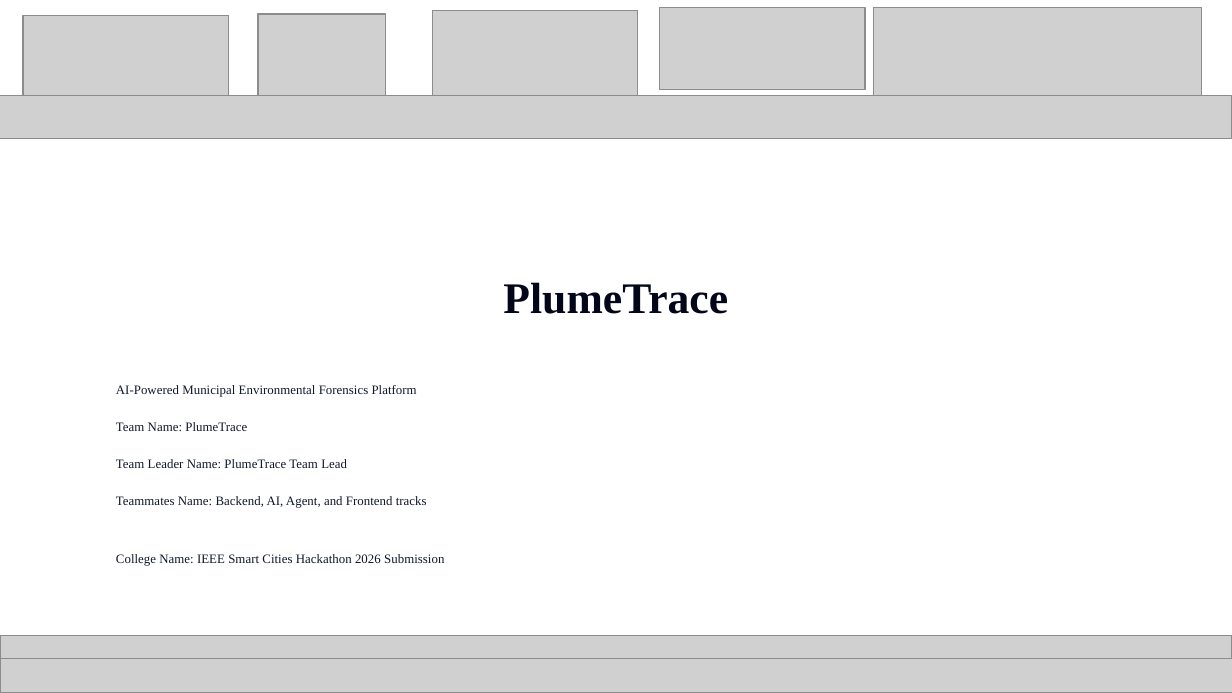
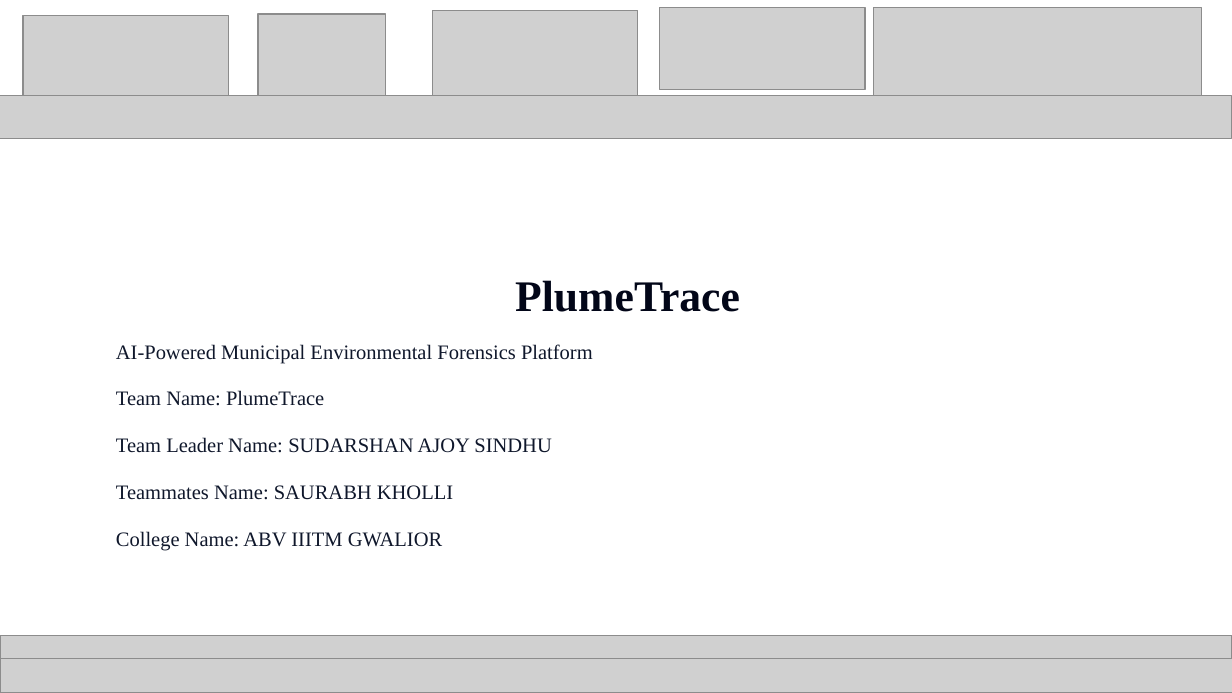
Before and after one commit to sudu787/Plumetrace, a slide deck: slide 1 of PlumeTrace_SmartAIthon_2026_Round1_Filled.pptx. Drawn at 1232x693 pixels with LibreOffice and Linux fonts; fonts in the diff are those of the drawing; grey boxes stand for pictures. Boxes give left, top, right and bottom in pixels: in the first picture for what was removed or moved away, otherwise in the second. Text is boxed around its words. In the diff, an @@ line names an element or a change of style, - is before the commit and + after.

Commit message:
Finalizing PlumeTrace project architecture, 4D PINN integration, and presentations

```diff
--- a/PlumeTrace_SmartAIthon_2026_Round1_Filled.pptx
+++ b/PlumeTrace_SmartAIthon_2026_Round1_Filled.pptx
@@ title "PlumeTrace": place and size @@
-title "PlumeTrace" at [503,282,728,314]
+title "PlumeTrace" at [515,280,740,312]
@@ subtitle "AI-Powered Municipal Environmental Forensics Platform": place and size @@
-subtitle "AI-Powered Municipal Environmental Forensics Platform" at [116,385,444,566]
+subtitle "AI-Powered Municipal Environmental Forensics Platform" at [116,344,593,551]
@@ subtitle at [116,344,593,406]: size 7.5 to 12 pt in "AI-Powered Municipal Environmental Forensics Platform", "Team Name: PlumeTrace" @@
@@ subtitle at [116,437,551,551]: text changed; size 7.5 to 12 pt @@
-Team Leader Name: PlumeTrace Team Lead
-Teammates Name: Backend, AI, Agent, and Frontend tracks
-College Name: IEEE Smart Cities Hackathon 2026 Submission
+Team Leader Name: SUDARSHAN AJOY SINDHU
+Teammates Name: SAURABH KHOLLI
+College Name: ABV IIITM GWALIOR
```
Also in this commit, not shown: 9 other slides changed, 1 slide added, 1 slide removed, 16 other files.
